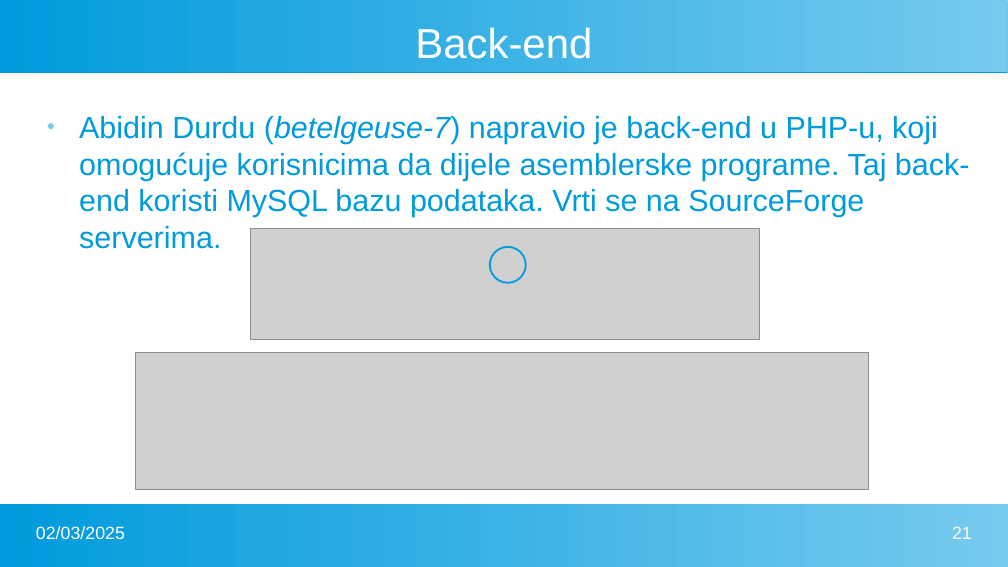
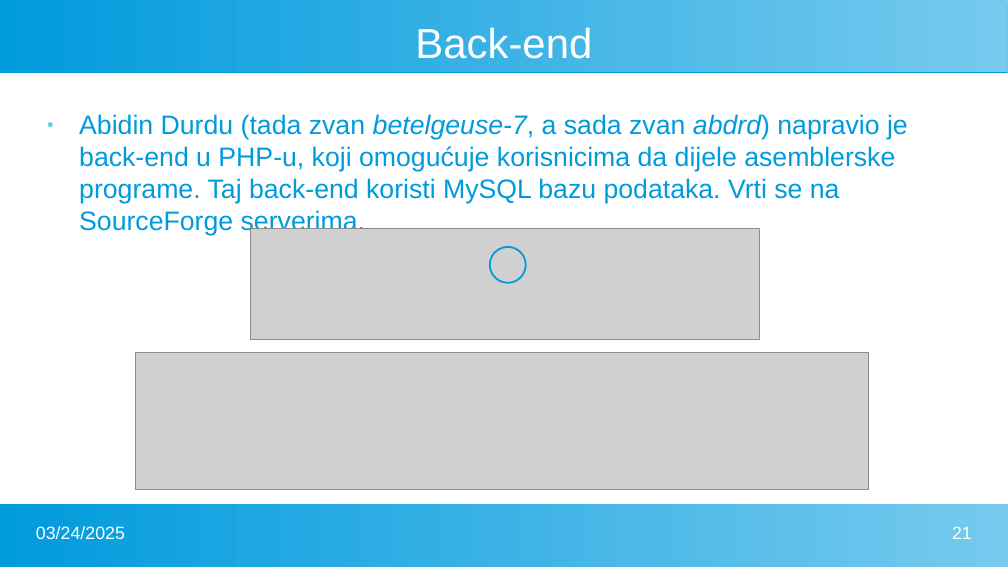
Before and after one commit to FlatAssembler/PicoBlaze_Simulator_in_JS, a slide deck: slide 21 of seminar/PicoBlaze.pptx. Drawn at 1008x567 pixels with LibreOffice and Linux fonts; fonts in the diff are those of the drawing; grey boxes stand for pictures. Boxes give left, top, right and bottom in pixels: in the first picture for what was removed or moved away, otherwise in the second. Text is boxed around its words. In the diff, an @@ line names an element or a change of style, - is before the commit and + after.

Commit message:
Noted in the documentation that Abidin Durdu is now called @abdrd

```diff
--- a/seminar/PicoBlaze.pptx
+++ b/seminar/PicoBlaze.pptx
@@ text at (x1=79, y1=114, x2=908, y2=236): text changed; size 24 to 21 pt @@
-● Abidin Durdu (betelgeuse-7) napravio je back-end u PHP-u, koji omogućuje korisnicima da dijele asemblerske programe. Taj back-end koristi MySQL bazu podataka. Vrti se na SourceForge serverima.
+● Abidin Durdu (tada zvan betelgeuse-7, a sada zvan abdrd) napravio je back-end u PHP-u, koji omogućuje korisnicima da dijele asemblerske programe. Taj back-end koristi MySQL bazu podataka. Vrti se na SourceForge serverima.
@@ text at (x1=36, y1=526, x2=125, y2=539): text changed @@
-02/03/2025
+03/24/2025
```
Also in this commit, not shown: 22 other slides changed, 1 other file.
